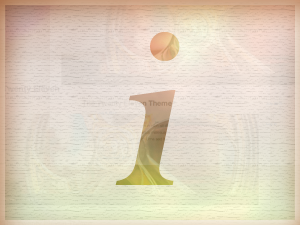
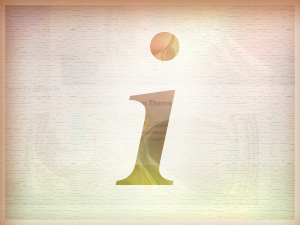
Layers edited between the first and the second 300px x 225px image:
hid "Group 1 copy" over [0, 0, 300, 225]
added layer "frame" above "Group 1" over [0, 0, 300, 225]
showed group "Group 1" (10 layers) over [0, 0, 300, 225]
showed "i" (1st of 2, in "Group 1"), moved it above "Layer 4" over [115, 32, 180, 185]
